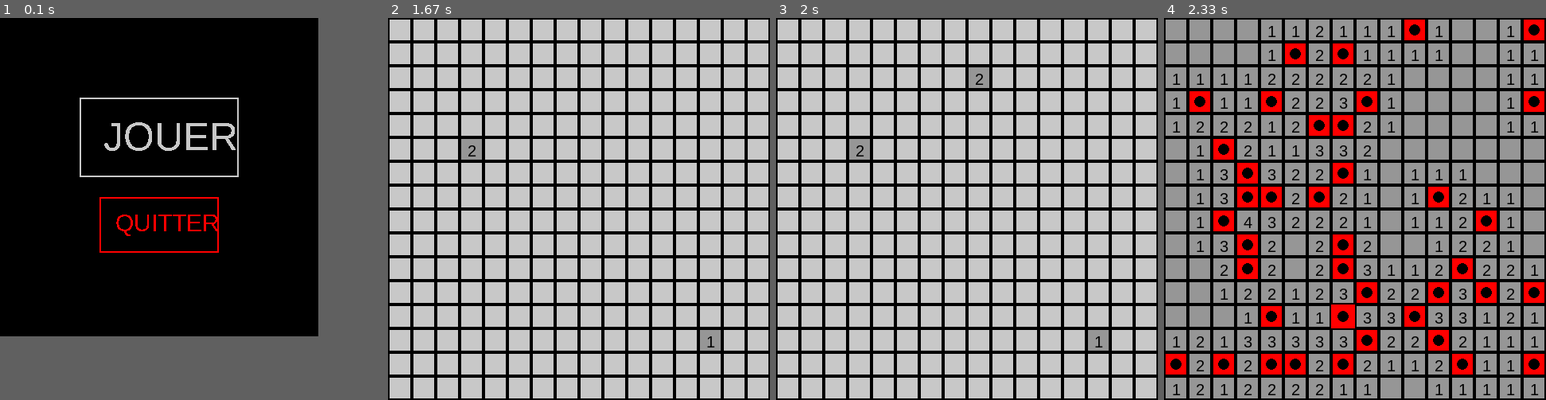
Above: before the commit, frames 1-4 (left to right).
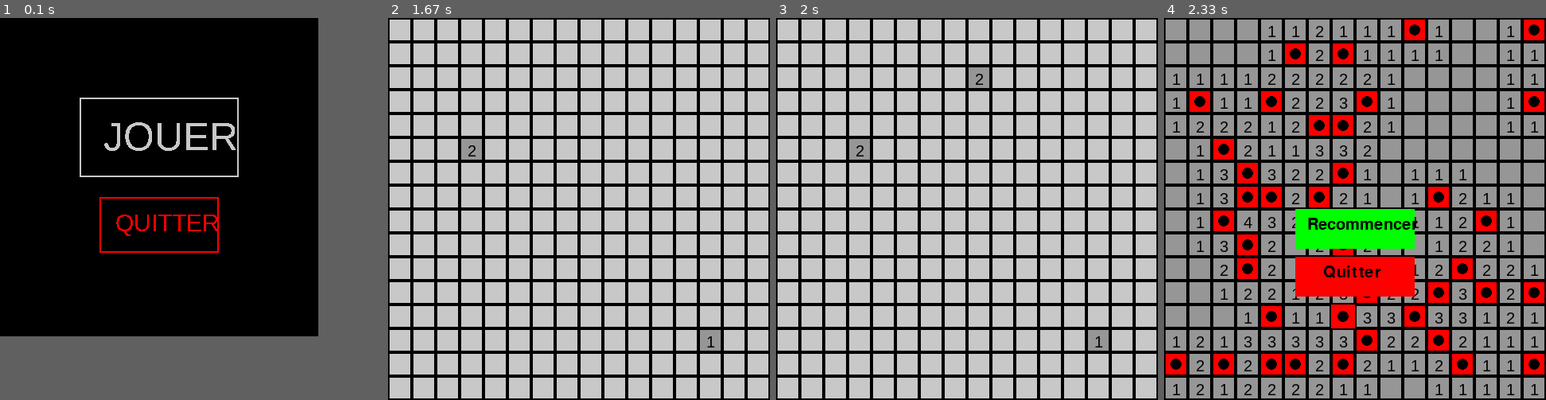
Above: after the commit, the same moments.

Repository: Raidened/demineur-python-g9
Game: pygame game, started from pygame_menus.py
The game is run twice, just before and just after one commit, with the same random seed, the same clock (stepped at 60 frames per second) and the same inputs.
Inputs (mouse positions are in pixels of both pictures, inside the frame that each line leads up to):
- Up to frame 1 (0.1 s): no input
- Up to frame 2 (1.67 s): click "JOUER" at 0.38 s; click (472, 178) at 0.72 s; click (460, 151) at 1.05 s; click (716, 342) at 1.38 s
- Up to frame 3 (2 s): click (974, 79) at 1.72 s
- Up to frame 4 (2.33 s): click (1335, 308) at 2.05 s

Frames 1-3 are identical in both runs. In frame 4, 6.1% of the frame differs, in the area x 34-67%, y 50-73%.

Commit message:
fix mines revealed

Diff:
--- a/pygame_grid.py
+++ b/pygame_grid.py
@@ -3,6 +3,7 @@
 import json
 import os
 from time import sleep
+
 
 class Grid:
     def __init__(self, rows, cols, mines, difficulty):
@@ -39,45 +40,19 @@
     def get_grid(self):
         return self.grid
 
-    def save_grid(self, folder="saved_grid"):
-        """Sauvegarde la grille dans un fichier JSON avec un numéro incrémenté et la difficulté dans un dossier donné."""
-        if not os.path.exists(folder):
-            os.makedirs(folder)
-
-        grid_number = self.get_next_grid_number(folder)
-        difficulty_name = self.difficulty.lower()  # Utilisation de l'attribut difficulty
-        filename = f"grid_{difficulty_name}_{grid_number}.json"
-        filepath = os.path.join(folder, filename)
-
-        with open(filepath, 'w') as file:
-            json.dump(self.grid, file)
-        print(f"Grille sauvegardée sous {filename}")
-
-    def get_next_grid_number(self, folder="saved_grid"):
-        """Retourne le prochain numéro de fichier pour les grilles sauvegardées."""
-        files = os.listdir(folder)
-        grid_files = [f for f in files if f.startswith('grid') and f.endswith('.json')]
-
-        grid_numbers = []
-        for f in grid_files:
-            try:
-                parts = f.replace('grid_', '').replace('.json', '').split('_')
-                if len(parts) == 2 and parts[1].isdigit():
-                    grid_numbers.append(int(parts[1]))
-            except ValueError:
-                pass  # Ignore les erreurs si le format est incorrect
-
-        if not grid_numbers:
-            return 1
-
-        return max(grid_numbers) + 1
+    def restart_game(self):
+        """Redémarre le jeu avec une nouvelle grille."""
+        self.grid = Grid(self.rows, self.cols, self.mines, self.difficulty)  # Créer une nouvelle instance de Grid
+        self.display = DisplayGrid(self.rows, self.cols)
+        self.display.display(self.grid.grid)
+        print("\nNouvelle partie !")
+        sleep(2)
 
 class DisplayGrid:
     def __init__(self, rows, cols):
-        """Initialise la grille d'affichage avec des symboles '*'."""
         self.rows = rows
         self.cols = cols
-        self.grid_display = self.create_display_grid()  # Renommé display en grid_display
+        self.grid_display = self.create_display_grid()
 
     def create_display_grid(self):
         """Crée une grille d'affichage vide avec des symboles pour les cases non révélées."""
@@ -87,14 +62,13 @@
         """Affiche la grille de jeu et la grille d'affichage côte à côte."""
         print("\n=== Grille de jeu ===               === Grille d'affichage ===")
         cell_width = 3
-        for row_game, row_display in zip(game_grid, self.grid_display):  # Utiliser grid_display ici
+        for row_game, row_display in zip(game_grid, self.grid_display):
             row_game_str = ' '.join(f"{str(cell):<{cell_width}}" for cell in row_game)
             row_display_str = ' '.join(f"{str(cell):<{cell_width}}" for cell in row_display)
             print(f"{row_game_str}   {row_display_str}")
 
 class Game:
     def __init__(self):
-        """Initialise le jeu avec les paramètres de difficulté et le jeu de la grille."""
         self.difficulty = ""
         self.rows = 0
         self.cols = 0
@@ -125,78 +99,53 @@
             self.rows, self.cols, self.mines = 9, 9, 10
             self.difficulty = "facile"
 
-    def load_grid(self, folder="saved_grid"):
-        """Charge une grille depuis un fichier JSON dans un dossier donné."""
-        files = os.listdir(folder)
-        grid_files = [f for f in files if f.startswith('grid') and f.endswith('.json')]
-
-        if not grid_files:
-            print("Aucune grille sauvegardée trouvée.")
-            return None
-
-        latest_file = max(grid_files, key=lambda f: int(f.replace('grid', '').replace('.json', '').split('_')[1]))
-        filepath = os.path.join(folder, latest_file)
-
-        try:
-            with open(filepath, 'r') as file:
-                grid = json.load(file)
-            print(f"Grille rechargée depuis {latest_file}")
-            return grid
-        except json.JSONDecodeError:
-            print(f"Erreur de lecture dans le fichier {latest_file}")
-            return None
-
     def start_game(self):
         """Démarre la partie après avoir choisi la difficulté."""
         self.game_menu()
         self.grid = Grid(self.rows, self.cols, self.mines, self.difficulty)
         self.display = DisplayGrid(self.rows, self.cols)
-
-        # Sauvegarde de la grille
-        self.grid.save_grid()
-
-        # Affichage de la grille d'affichage à côté de la grille de jeu
         self.display.display(self.grid.grid)
-
-        # Attente d'un moment pour l'utilisateur avant de commencer la partie
         print("\nLa partie commence !")
         sleep(2)
 
+    def run(self):
+        """Lance l'interface du jeu."""
+        self.start_game()  # Démarre la partie
+        # Passez `self` comme `game_instance` à `interface`
+        interface(self.rows, self.cols, self.grid.get_grid(), self)
 
 def drawgrid(screen, WINDOW_WIDTH, WINDOW_HEIGHT, table, revealed, lost_mine=None):
-        """Dessine la grille avec les mines et les cases révélées."""
-        BLACK = (0, 0, 0)
-        RED = (255, 0, 0)
-        WHITE = (200, 200, 200)
-        GRAY = (150, 150, 150)
-        blocksize = 30
-
-        for x in range(0, WINDOW_HEIGHT, blocksize):
-            for y in range(0, WINDOW_WIDTH, blocksize):
-                rect = pygame.Rect(y, x, blocksize, blocksize)
-                grid_x = y // blocksize
-                grid_y = x // blocksize
-
-                if revealed[grid_y][grid_x]:
-                    if table[grid_y][grid_x] == "M":
-                        pygame.draw.rect(screen, RED, rect, 0)  # Fond rouge pour la mine
-                        pygame.draw.circle(screen, BLACK, rect.center, blocksize // 4)  # Dessiner une mine
-                    else:
-                        pygame.draw.rect(screen, GRAY, rect, 0)  # Case sans mine
-                        if table[grid_y][grid_x] != 0:
-                            font = pygame.font.SysFont('Arial', 20)
-                            text = font.render(str(table[grid_y][grid_x]), True, BLACK)
-                            screen.blit(text, (y + 10, x + 5))
+    """Dessine la grille avec les mines et les cases révélées."""
+    BLACK = (0, 0, 0)
+    RED = (255, 0, 0)
+    WHITE = (200, 200, 200)
+    GRAY = (150, 150, 150)
+    blocksize = 30
+
+    for x in range(0, WINDOW_HEIGHT, blocksize):
+        for y in range(0, WINDOW_WIDTH, blocksize):
+            rect = pygame.Rect(y, x, blocksize, blocksize)
+            grid_x = y // blocksize
+            grid_y = x // blocksize
+
+            if revealed[grid_y][grid_x]:
+                if table[grid_y][grid_x] == "M":
+                    pygame.draw.rect(screen, RED, rect, 0)  # Fond rouge pour la mine
+                    pygame.draw.circle(screen, BLACK, rect.center, blocksize // 4)  # Dessiner une mine
                 else:
-                    pygame.draw.rect(screen, WHITE, rect, 0)  # Case non révélée
-
-                pygame.draw.rect(screen, BLACK, rect, 2)  # Bordure
-
-                # Affichage de la mine déclenchée à la fin
-                if lost_mine and (grid_x, grid_y) == lost_mine:
-                    pygame.draw.rect(screen, RED, rect, 0)  # Fond rouge pour la mine
-                    pygame.draw.circle(screen, BLACK, rect.center, blocksize // 4)  # Dessiner une mine comme un cercle
-
+                    pygame.draw.rect(screen, GRAY, rect, 0)  # Case sans mine
+                    if table[grid_y][grid_x] != 0:
+                        font = pygame.font.SysFont('Arial', 20)
+                        text = font.render(str(table[grid_y][grid_x]), True, BLACK)
+                        screen.blit(text, (y + 10, x + 5))
+            else:
+                pygame.draw.rect(screen, WHITE, rect, 0)  # Case non révélée
+
+            pygame.draw.rect(screen, BLACK, rect, 2)  # Bordure
+
+            if lost_mine and (grid_x, grid_y) == lost_mine:
+                pygame.draw.rect(screen, RED, rect, 0)  # Fond rouge pour la mine
+                pygame.draw.circle(screen, BLACK, rect.center, blocksize // 4)  # Dessiner une mine
 
 def game_over_popup(screen, lost_message, WINDOW_WIDTH, WINDOW_HEIGHT):
     """Affiche un popup avec un message de défaite et les options de recommencer ou quitter."""
@@ -205,8 +154,8 @@
     screen.blit(text, (WINDOW_WIDTH // 2 - text.get_width() // 2, WINDOW_HEIGHT // 3))
 
     # Création des boutons
-    restart_button = pygame.Rect(WINDOW_WIDTH // 2 - 100, WINDOW_HEIGHT // 2, 200, 50)
-    quit_button = pygame.Rect(WINDOW_WIDTH // 2 - 100, WINDOW_HEIGHT // 2 + 75, 200, 50)
+    restart_button = pygame.Rect(WINDOW_WIDTH // 2 - 75, WINDOW_HEIGHT // 2, 150, 50)
+    quit_button = pygame.Rect(WINDOW_WIDTH // 2 - 75, WINDOW_HEIGHT // 2 + 60, 150, 50)
 
     pygame.draw.rect(screen, (0, 255, 0), restart_button)  # Vert pour recommencer
     pygame.draw.rect(screen, (255, 0, 0), quit_button)  # Rouge pour quitter
@@ -214,20 +163,22 @@
     restart_text = font.render("Recommencer", True, (0, 0, 0))
     quit_text = font.render("Quitter", True, (0, 0, 0))
 
-    screen.blit(restart_text, (WINDOW_WIDTH // 2 - restart_text.get_width() // 2, WINDOW_HEIGHT // 2 + 10))
-    screen.blit(quit_text, (WINDOW_WIDTH // 2 - quit_text.get_width() // 2, WINDOW_HEIGHT // 2 + 85))
+    screen.blit(restart_text, (WINDOW_WIDTH // 2 - 60, WINDOW_HEIGHT // 2 + 10))
+    screen.blit(quit_text, (WINDOW_WIDTH // 2 - 40, WINDOW_HEIGHT // 2 + 70))
 
     pygame.display.flip()
 
     return restart_button, quit_button
 
-def interface(nbcoln, nbline, table):
+
+def interface(nbcoln, nbline, table, game_instance):
+    """Interface principale pour afficher le jeu et gérer la logique de la partie."""
     WINDOW_HEIGHT = nbline * 30
     WINDOW_WIDTH = nbcoln * 30
-    running = True
     screen = pygame.display.set_mode((WINDOW_WIDTH, WINDOW_HEIGHT))
     revealed = [[False for _ in range(nbcoln)] for _ in range(nbline)]  # Cases révélées
     lost_mine = None  # Variable pour stocker la position de la mine déclenchée
+    running = True
 
     while running:
         screen.fill((0, 0, 0))
@@ -260,5 +211,45 @@
                             for c in range(nbcoln):
                                 revealed[r][c] = True
 
-
-                        break  # Quitter la boucle principale pour arrêter le jeu
+                        # Afficher la grille complète avant de montrer le popup
+                        drawgrid(screen, WINDOW_WIDTH, WINDOW_HEIGHT, table, revealed, lost_mine)
+                        pygame.display.flip()
+
+                        # Demander à l'utilisateur s'il veut recommencer
+                        restart_button = pygame.Rect(WINDOW_WIDTH // 2 - 75, WINDOW_HEIGHT // 2, 150, 50)
+                        quit_button = pygame.Rect(WINDOW_WIDTH // 2 - 75, WINDOW_HEIGHT // 2 + 60, 150, 50)
+
+                        pygame.draw.rect(screen, (0, 255, 0), restart_button)
+                        pygame.draw.rect(screen, (255, 0, 0), quit_button)
+
+                        font = pygame.font.SysFont(None, 30)
+                        restart_text = font.render("Recommencer", True, (0, 0, 0))
+                        quit_text = font.render("Quitter", True, (0, 0, 0))
+
+                        screen.blit(restart_text, (WINDOW_WIDTH // 2 - 60, WINDOW_HEIGHT // 2 + 10))
+                        screen.blit(quit_text, (WINDOW_WIDTH // 2 - 40, WINDOW_HEIGHT // 2 + 70))
+
+                        pygame.display.flip()
+
+                        # Attendre l'action de l'utilisateur
+                        waiting_for_action = True
+                        while waiting_for_action:
+                            for event in pygame.event.get():
+                                if event.type == pygame.QUIT:
+                                    running = False
+                                    waiting_for_action = False
+                                if event.type == pygame.MOUSEBUTTONDOWN:
+                                    if event.button == 1:  # Clic gauche
+                                        x, y = event.pos
+                                        if restart_button.collidepoint(x, y):
+                                            # Relancer le jeu en réinitialisant tout le processus
+                                            game_instance.start_game()  # Redémarre le jeu
+                                            # Réinitialiser la grille
+                                            table = game_instance.grid.generate_grid()
+                                            revealed = [[False for _ in range(nbcoln)] for _ in range(nbline)]  # Réinitialiser les cases révélées
+                                            lost_mine = None  # Réinitialiser la mine déclenchée
+                                            waiting_for_action = False
+                                        elif quit_button.collidepoint(x, y):
+                                            running = False  # Quitter le jeu
+                                            waiting_for_action = False
+                        break  # Quitter la boucle pour arrêter le jeu
--- a/pygame_menus.py
+++ b/pygame_menus.py
@@ -13,7 +13,6 @@
     text_jouer = my_font.render('JOUER', False, WHITE)
 
     while running:
-        pygame.init()
         rect_play = pygame.Rect(100, 100, 200, 100)
         pygame.draw.rect(screen, WHITE, rect_play, 2)
         rect_quit = pygame.Rect(125, 225, 150, 70)
@@ -28,17 +27,17 @@
             if event.type == pygame.QUIT:
                 running = False
             if event.type == pygame.MOUSEBUTTONDOWN:
-                if event.button == 1:  # Left mouse button.
-                    # Check if the rect collides with the mouse pos.
+                if event.button == 1:  # Left mouse button
+                    # Check if the rect collides with the mouse pos
                     if rect_play.collidepoint(event.pos):
                         running = False
-                        diffmenu()
+                        diffmenu()  # Ouvrir le menu de difficulté
                     if rect_quit.collidepoint(event.pos):
                         running = False
 
 def diffmenu():
     from pygame_grid import interface
-    pygame.init()
+    pygame.font.init()
     WINDOW_WIDTH = 400
     WINDOW_HEIGHT = 400
     RED = (255, 0, 0)
@@ -48,7 +47,6 @@
     my_font = pygame.font.SysFont('Arial', 50)
 
     while running:
-        pygame.init()
         text_facile = my_font.render('FACILE', False, WHITE)
         rect_facile = pygame.Rect(100, 50, 200, 75)
         pygame.draw.rect(screen, WHITE, rect_facile, 2)
@@ -70,27 +68,27 @@
             if event.type == pygame.QUIT:
                 running = False
             if event.type == pygame.MOUSEBUTTONDOWN:
-                if event.button == 1:  # Left mouse button.
-                    # Check if the rect collides with the mouse pos.
+                if event.button == 1:  # Left mouse button
+                    # Vérifiez si le rectangle de difficulté est cliqué
                     if rect_facile.collidepoint(event.pos):
                         running = False
-                        difficulty = "facile"  # Vous pouvez utiliser un nom pour la difficulté
-                        grid = Grid(9, 9, 10, difficulty)  # Passer 'difficulty'
-                        grid.generate_grid()  # Appeler la méthode de génération de la grille
-                        interface(9, 9, grid.get_grid())  # Passer la grille à l'interface
+                        difficulty = "facile"
+                        grid = Grid(9, 9, 10, difficulty)
+                        grid.generate_grid()
+                        interface(9, 9, grid.get_grid(), grid)  # Passez grid à l'interface
 
                     if rect_moyen.collidepoint(event.pos):
                         running = False
-                        difficulty = "moyen"  # Par exemple
-                        grid = Grid(16, 16, 40, difficulty)  # Passer 'difficulty'
+                        difficulty = "moyen"
+                        grid = Grid(16, 16, 40, difficulty)
                         grid.generate_grid()
-                        interface(16, 16, grid.get_grid())
+                        interface(16, 16, grid.get_grid(), grid)
 
                     if rect_diff.collidepoint(event.pos):
                         running = False
-                        difficulty = "difficile"  # Par exemple
-                        grid = Grid(30, 16, 99, difficulty)  # Passer 'difficulty'
+                        difficulty = "difficile"
+                        grid = Grid(30, 16, 99, difficulty)
                         grid.generate_grid()
-                        interface(30, 16, grid.get_grid())
+                        interface(30, 16, grid.get_grid(), grid)
 
 startmenu()
